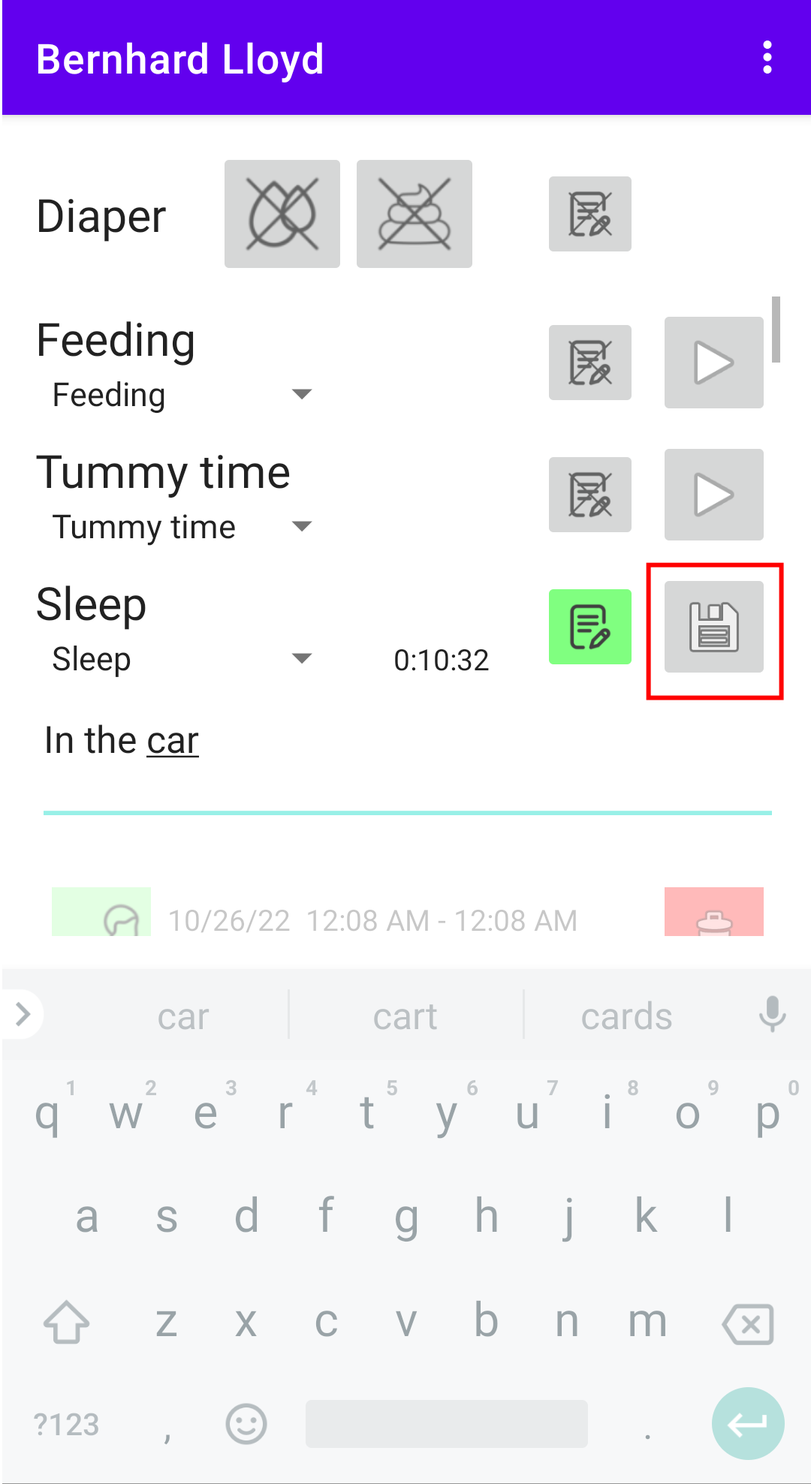
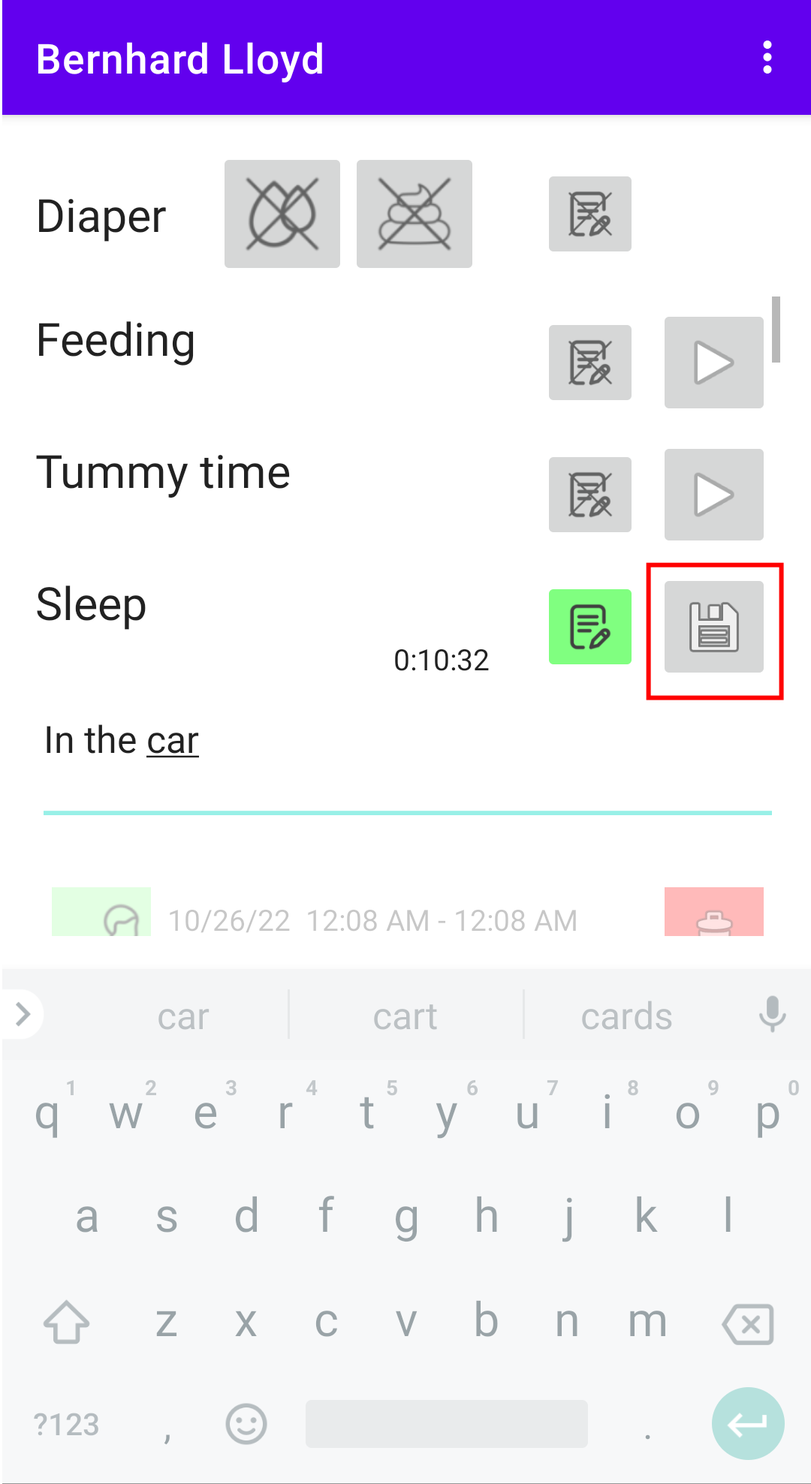
Revision of a layered w=811, h=1484 image; what changed, layer by layer:
added layer "Ebene" above "red box" over bbox(52, 381, 313, 678)
